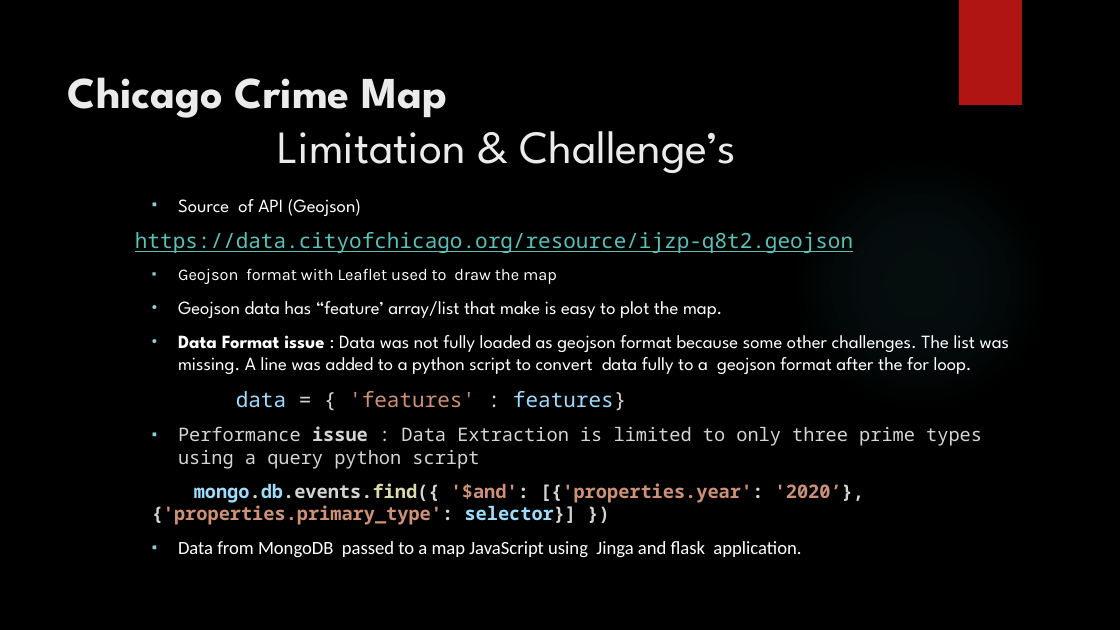
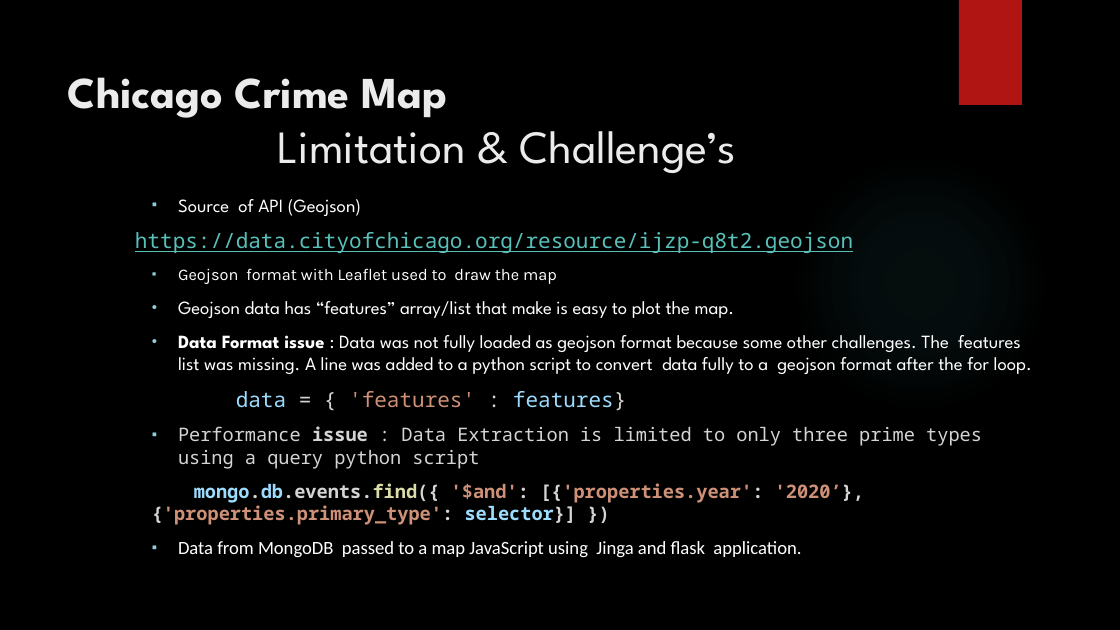
Before and after one commit to JunaidDawood/Project2, a slide deck: slide 6 of Project2_Chicago_Crime.pptx. Drawn at 1120x630 pixels with LibreOffice and Linux fonts; fonts in the diff are those of the drawing; background and template pictures are left out. Boxes give left, top, right and bottom in pixels: in the first picture for what was removed or moved away, otherwise in the second. Text is boxed around its words. In the diff, an @@ line names an element or a change of style, - is before the commit and + after.

Commit message:
correction Arnaz part

```diff
--- a/Project2_Chicago_Crime.pptx
+++ b/Project2_Chicago_Crime.pptx
@@ text at (178,301,1032,374): text changed @@
-  • Geojson data has “feature’ array/list that make is easy to plot the map.
-  • Data Format issue : Data was not fully loaded as geojson format because some other challenges. The list was missing. A line was added to a python script to convert data fully to a geojson format after the for loop.
+  • Geojson data has “features” array/list that make is easy to plot the map.
+  • Data Format issue : Data was not fully loaded as geojson format because some other challenges. The features list was missing. A line was added to a python script to convert data fully to a geojson format after the for loop.
```
